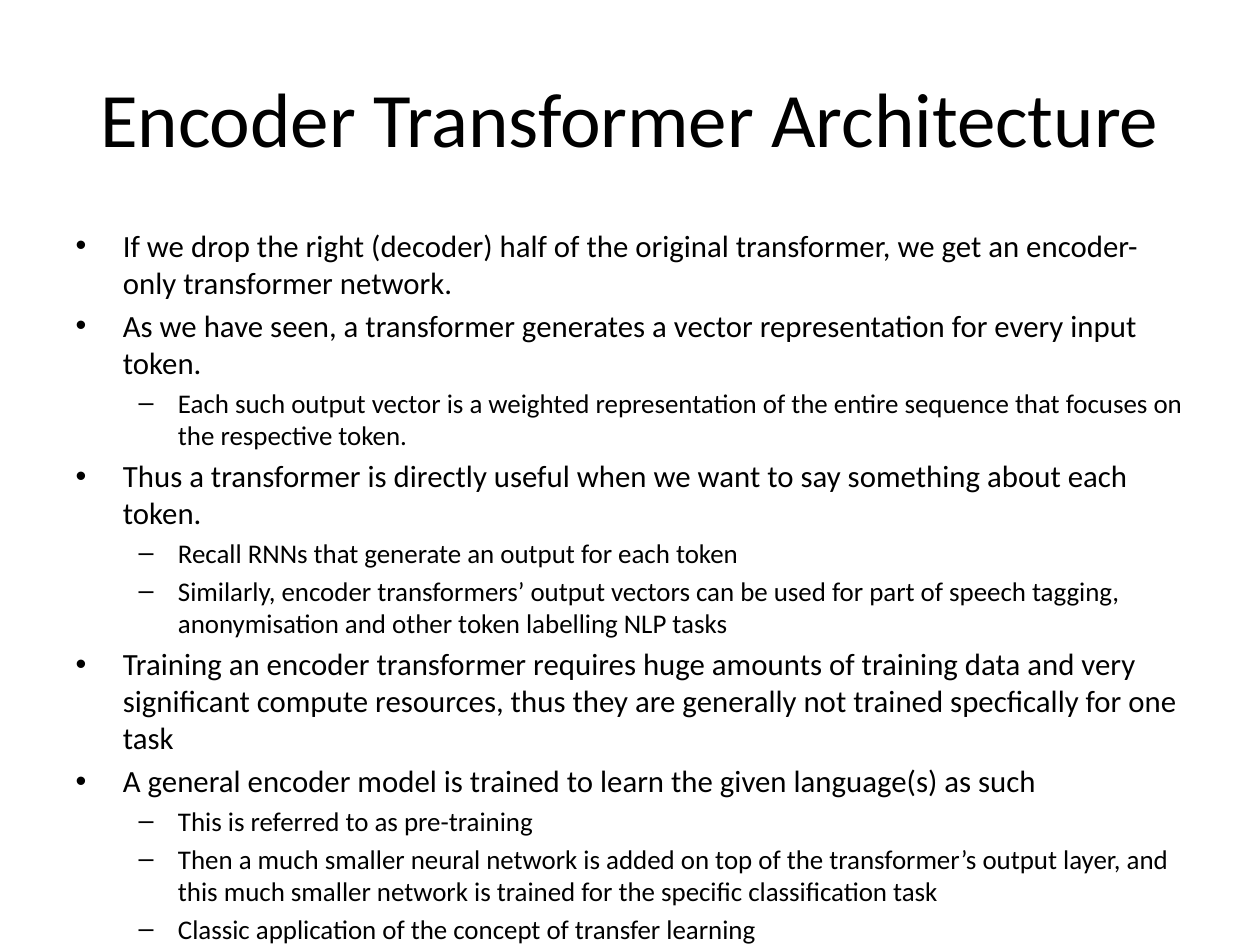
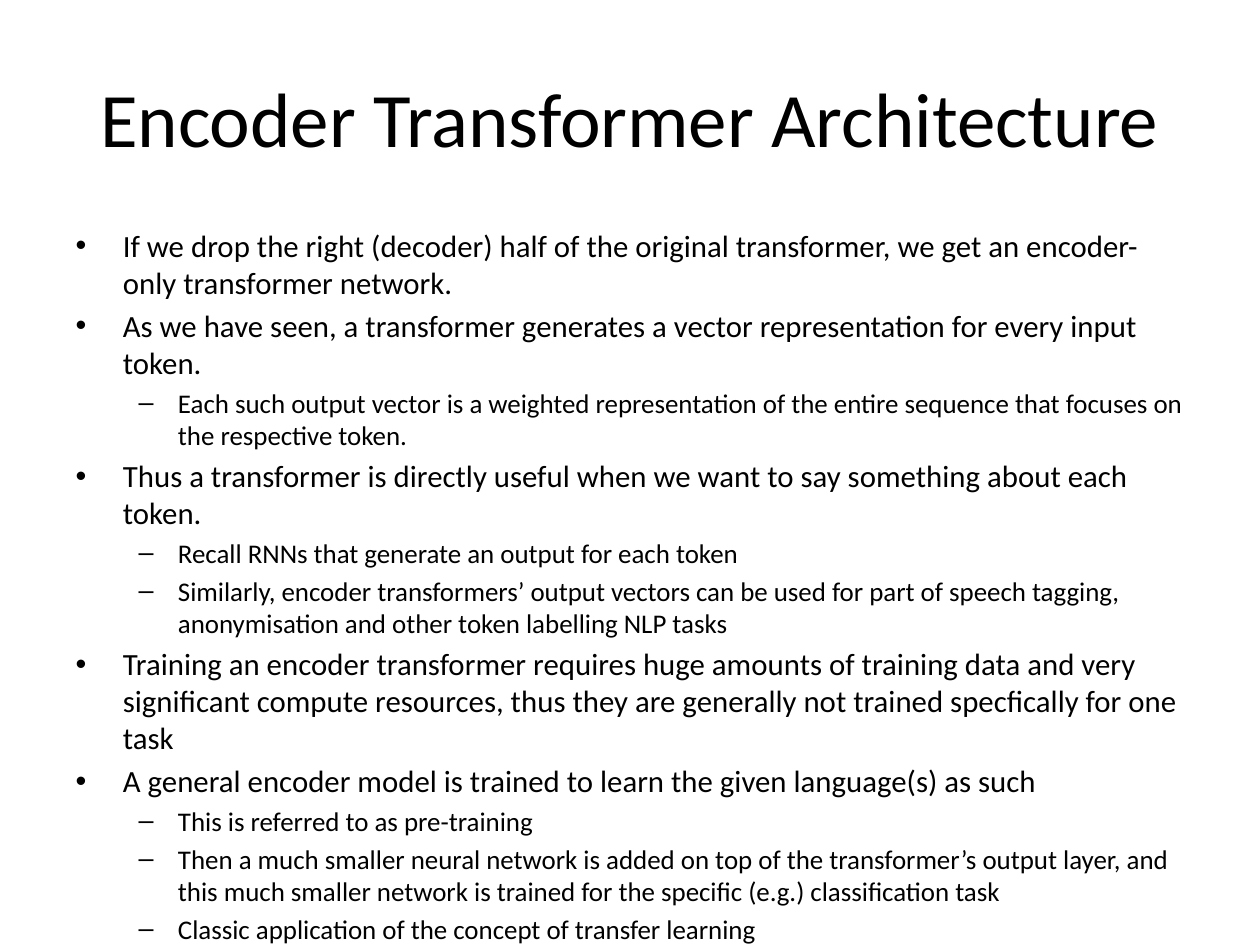
Before and after one commit to Clinical-Bioinformatics-Debrecen/generative_ai_2025, a slide deck: slide 25 of 6.pptx. Drawn at 1260x945 pixels with LibreOffice and Linux fonts; fonts in the diff are those of the drawing. Boxes give left, top, right and bottom in pixels: in the first picture for what was removed or moved away, otherwise in the second. Text is boxed around its words. In the diff, an @@ line names an element or a change of style, - is before the commit and + after.

Commit message:
Fix typos and other small mistakes

```diff
--- a/6.pptx
+++ b/6.pptx
@@ text at [178,850,1168,906]: text changed @@
-  – Then a much smaller neural network is added on top of the transformer’s output layer, and this much smaller network is trained for the specific classification task
+  – Then a much smaller neural network is added on top of the transformer’s output layer, and this much smaller network is trained for the specific (e.g.) classification task
```
Also in this commit, not shown: 6 other slides changed.
